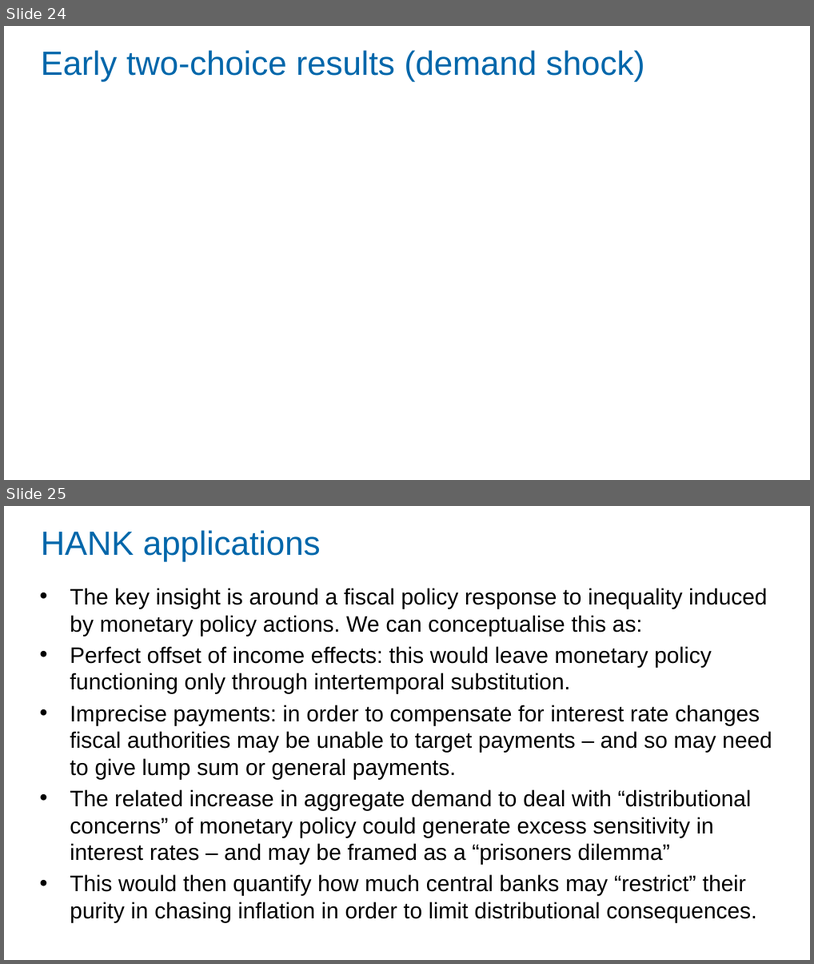
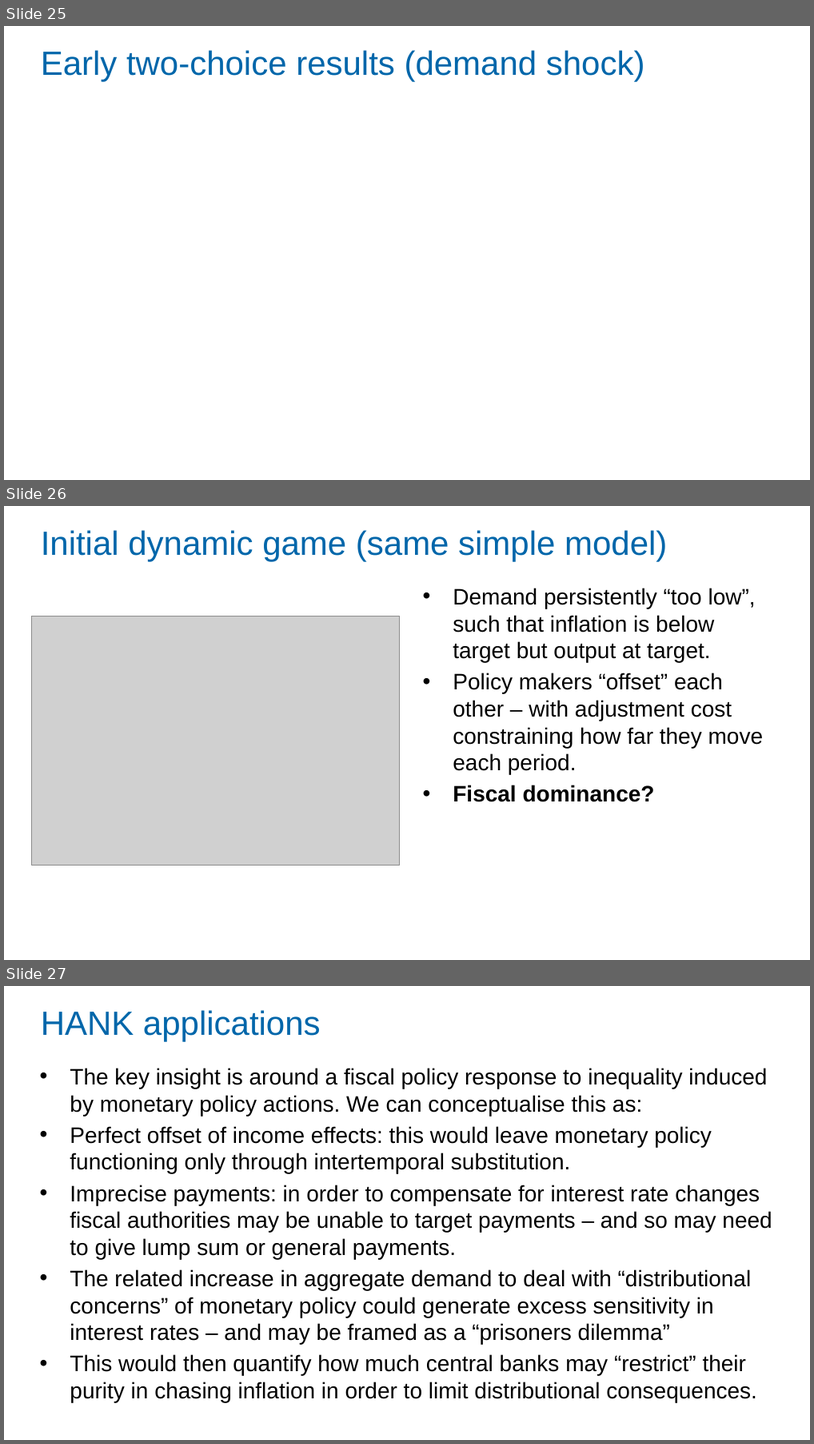
Before and after one commit to Zjub/TVHENZ, a slide deck: MF coordination/SI_game/Monetary and Fiscal Policy Coordination.pptx. Shown one above the other, each under a label of ours: slides 24 and 25 before the commit, slides 25, 26 and 27 after it. The pictures are 814x964 and 814x1444 pixels, drawn with LibreOffice and Linux fonts; fonts in the diff are those of the drawing; grey boxes stand for pictures. Boxes give left, top, right and bottom in pixels: in the first picture for what was removed or moved away, otherwise in the second. Text is boxed around its words. In the diff, an @@ line names an element or a change of style, - is before the commit and + after.

Commit message:
Adding infinite horizon game

```diff
--- a/MF coordination/SI_game/Monetary and Fiscal Policy Coordination.pptx
+++ b/MF coordination/SI_game/Monetary and Fiscal Policy Coordination.pptx
@@ slide 26 added at [4, 506, 810, 960], background #FFFFFF @@
@@ title added at [41, 530, 667, 562], 30 pt, text #0066AA @@
+Initial dynamic game (same simple model)
@@ text added at [453, 588, 764, 802], 20 pt, text #000000 @@
+• Demand persistently “too low”, such that inflation is below target but output at target.
+• Policy makers “offset” each other – with adjustment cost constraining how far they move each period.
+• Fiscal dominance?
@@ picture added at [31, 616, 400, 864] @@
@@ what was slide 24 is now slide 25 @@
@@ what was slide 25 is now slide 27 @@
```
Also in this commit, not shown: 1 other slide added, 8 other files.
